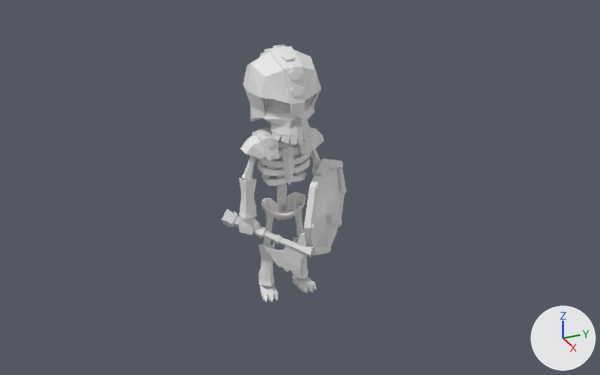
A saved change to the Blender file Assets/skeleton joined.blend.
Rendered twice from a camera (50 mm lens) standing at (24.8, -10.6, 16.5) and looking at (-0.3, 0.7, 3.9). Arrows for +X, +Y and +Z are at lower right; the lights stay in place.

The older version as bpy lines, for what is in view:
```python
me_cube_001 = bpy.data.meshes.new('Cube.001')
me_cube_001.from_pydata(...)  # 775 vertices, 733 faces; spans x -1.32..1.07, y -1.79..0.24, z -0.06..8.88
me_cube_001.materials.append(mat_ar_game_texture_atlas_psd)  # its picture is missing
me_cube_004 = bpy.data.meshes.new('Cube.004')
me_cube_004.from_pydata(...)  # 428 vertices, 328 faces; spans x -1.65..1.1, y -1.73..0.0, z 0.31..9.27
me_cube_004.materials.append(mat_ar_game_texture_atlas_psd)  # its picture is missing
me_cylinder_005 = bpy.data.meshes.new('Cylinder.005')
me_cylinder_005.from_pydata(...)  # 169 vertices, 164 faces; spans x -1.2..1.92, y -0.51..0.52, z -1.64..4.19
me_cylinder_005.materials.append(mat_ar_game_texture_atlas_psd)  # its picture is missing
ob_cube = bpy.data.objects.new('Cube', me_cube_001)
ob_cube.location = (0.0, 0.0, 0.0)
_m = ob_cube.modifiers.new('Mirror', 'MIRROR')
_m.use_axis = (False, True, False)
_m.use_clip = True
ob_cube_003 = bpy.data.objects.new('Cube.003', me_cube_004)
ob_cube_003.location = (0.0, 0.0, 0.0)
_m = ob_cube_003.modifiers.new('Mirror', 'MIRROR')
_m.use_axis = (False, True, False)
_m.use_clip = True
ob_cylinder_001 = bpy.data.objects.new('Cylinder.001', me_cylinder_005)
ob_cylinder_001.location = (-0.03, -1.43, 2.9)
ob_cylinder_001.rotation_euler = (-0.0739, 1.916, 0.828)  # degrees (-4.2, 110, 47)
ob_cylinder_001.scale = (0.586, 0.586, 0.586)
# also in view: 'Cylinder.004' at (0.1, 1.5, 3.1)
```
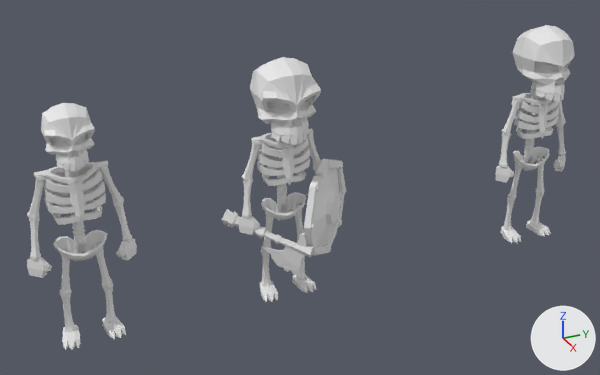
Diff of the bpy script that builds the scene:
```diff
--- a/Assets/skeleton joined.blend.py
+++ b/Assets/skeleton joined.blend.py
@@ me_cube_002 @@
+me_cube_002.from_pydata(...)  # 1509 vertices, 1510 faces; spans x -1.06..0.65, y -1.79..1.79, z -0.06..8.27
+me_cube_002.materials.append(mat_ar_game_texture_atlas_psd)  # its picture is missing
@@ ob_cube_003 @@
 _m = ob_cube_003.modifiers.new('Mirror', 'MIRROR')
 _m.use_clip = True
+ob_cube_003.hide_viewport = True
@@ ob_cube_001 @@
+ob_cube_001 = bpy.data.objects.new('Cube.001', me_cube_001.copy())  # the mesh of ob_cube
+ob_cube_001.location = (0.0, 11.05, 0.0)
+_m = ob_cube_001.modifiers.new('Mirror', 'MIRROR')
+_m.use_axis = (False, True, False)
+_m.use_clip = True
@@ ob_cube_002 @@
+ob_cube_002 = bpy.data.objects.new('Cube.002', me_cube_002)
+ob_cube_002.location = (0.0, -7.25, 0.0)
```

Location of each change, [x1, y1, x2, y2] in pixels of the pictures (600 x 375 px):
'Cube.002', added
    after: [27, 103, 137, 350]
'Cube.001', added
    after: [495, 25, 575, 243]
'Cube.003', hidden
    before: [239, 44, 324, 286]
